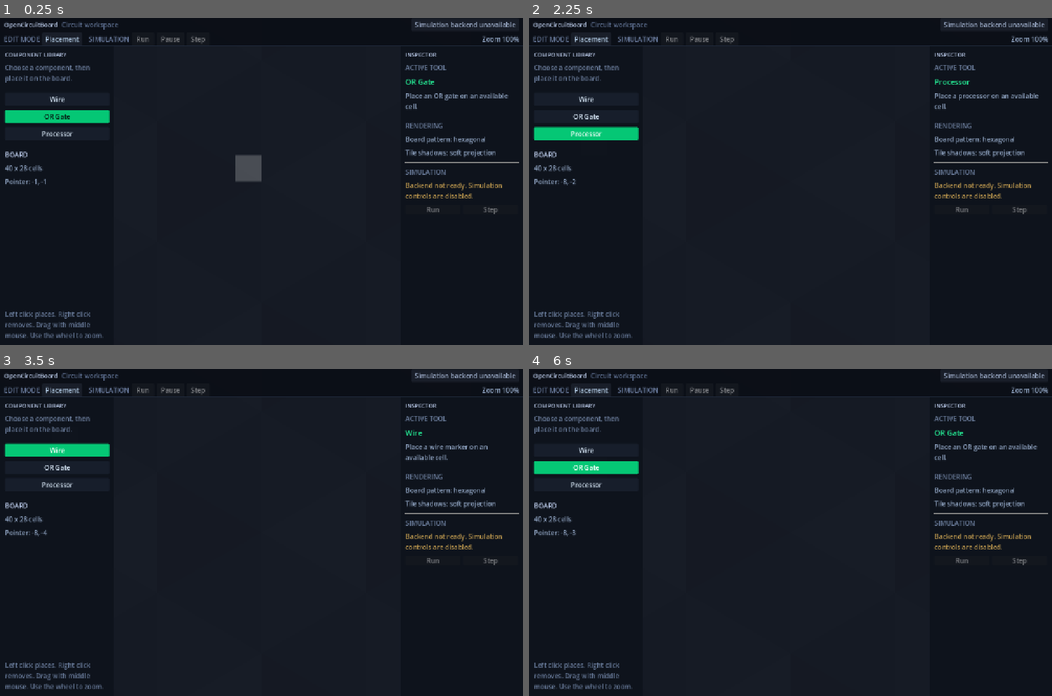
Above: before the commit, frames 1-4 (two rows, left to right).
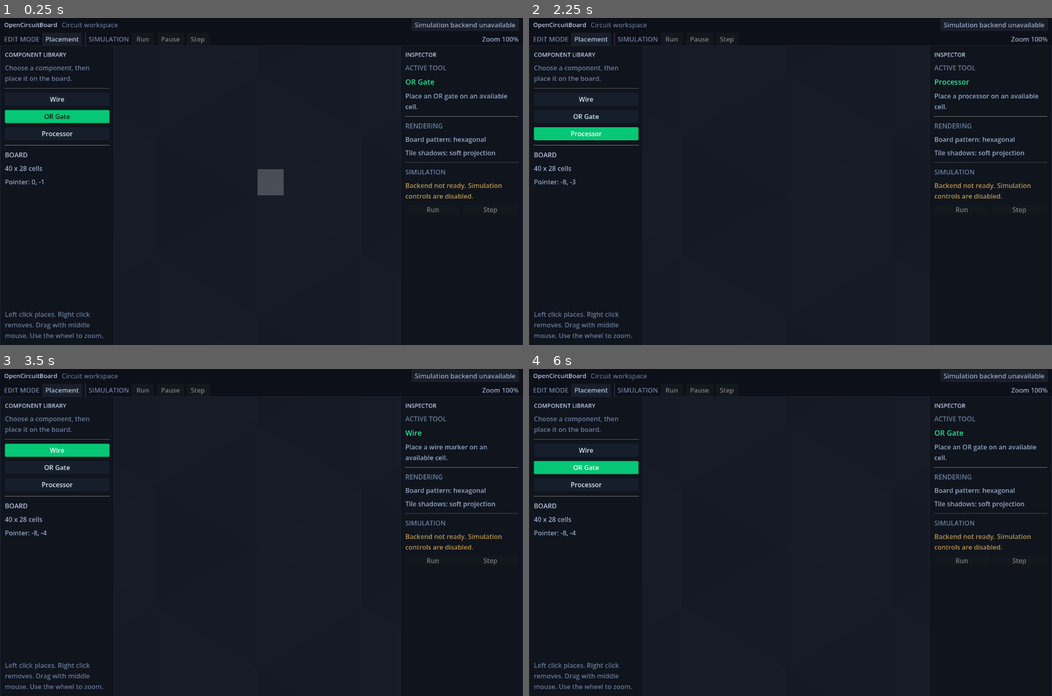
Above: after the commit, the same moments.

Repository: Erlkonigal/OpenCircuitBoard
Game: Godot game, scene res://main.tscn
The game is run twice, just before and just after one commit, with the same random seed, the same clock (stepped at 60 frames per second) and the same inputs.
Inputs:
- Up to frame 1 (0.25 s): no input
- Up to frame 2 (2.25 s): click "Wire" at 0.5 s; click "OR Gate" at 1.25 s; click "Processor" at 2 s
- Up to frame 3 (3.5 s): click "Wire" at 2.75 s
- Up to frame 4 (6 s): click "OR Gate" at 3.5 s; click "Processor" at 4.25 s; click "Wire" at 5 s; click "OR Gate" at 5.75 s

The runs differ from the first frame. In frame 1, 3.7% of the frame differs, in the area x 0-100%, y 1-98%; in frame 2, 3.0%; in frame 3, 3.1%; in frame 4, 3.0%.

Commit message:
Make editor layout responsive
Keep fixed sidebars while the board adapts to window and fullscreen sizes.

Diff:
--- a/main.tscn
+++ b/main.tscn
@@ -122,6 +122,9 @@
 anchors_preset = 15
 anchor_right = 1.0
 anchor_bottom = 1.0
+offset_left = 280.0
+offset_top = 68.0
+offset_right = -300.0
 grow_horizontal = 2
 grow_vertical = 2
 stretch = true
--- a/project.godot
+++ b/project.godot
@@ -18,11 +18,8 @@
 
 window/size/viewport_width=1280
 window/size/viewport_height=800
-window/size/window_width_override=1280
-window/size/window_height_override=800
 window/size/min_width=1024
 window/size/min_height=640
-window/stretch/mode="canvas_items"
 
 [editor_plugins]
 
--- a/scripts/editorUi.gd
+++ b/scripts/editorUi.gd
@@ -10,6 +10,8 @@
 @onready var boardSizeLabel: Label = $Interface/LeftBar/Content/BoardSize
 @onready var pointerLabel: Label = $Interface/LeftBar/Content/Pointer
 @onready var zoomLabel: Label = $Interface/TopBar/Margin/Rows/CommandRow/ZoomLabel
+
+var fullscreenExitMode := Window.MODE_WINDOWED
 
 var toolDescriptions := {
 	"wire": "Place a wire marker on an available cell.",
@@ -34,6 +36,25 @@
 	updatePointerStatus()
 	zoomLabel.text = "Zoom %d%%" % roundi(boardCamera.zoom.x * 100.0)
 
+func _input(event: InputEvent) -> void:
+	var keyEvent := event as InputEventKey
+	if keyEvent == null:
+		return
+	if not keyEvent.pressed or keyEvent.echo or not keyEvent.alt_pressed:
+		return
+	if keyEvent.keycode != KEY_ENTER and keyEvent.keycode != KEY_KP_ENTER:
+		return
+	toggleFullscreen()
+	get_viewport().set_input_as_handled()
+
+func toggleFullscreen() -> void:
+	var window := get_window()
+	if window.mode == Window.MODE_FULLSCREEN or window.mode == Window.MODE_EXCLUSIVE_FULLSCREEN:
+		window.mode = fullscreenExitMode
+		return
+	fullscreenExitMode = window.mode
+	window.mode = Window.MODE_FULLSCREEN
+
 func selectTool(toolId: String) -> void:
 	board.call("selectTool", toolId)
 	selectionLabel.text = toolDisplayNames[toolId]
